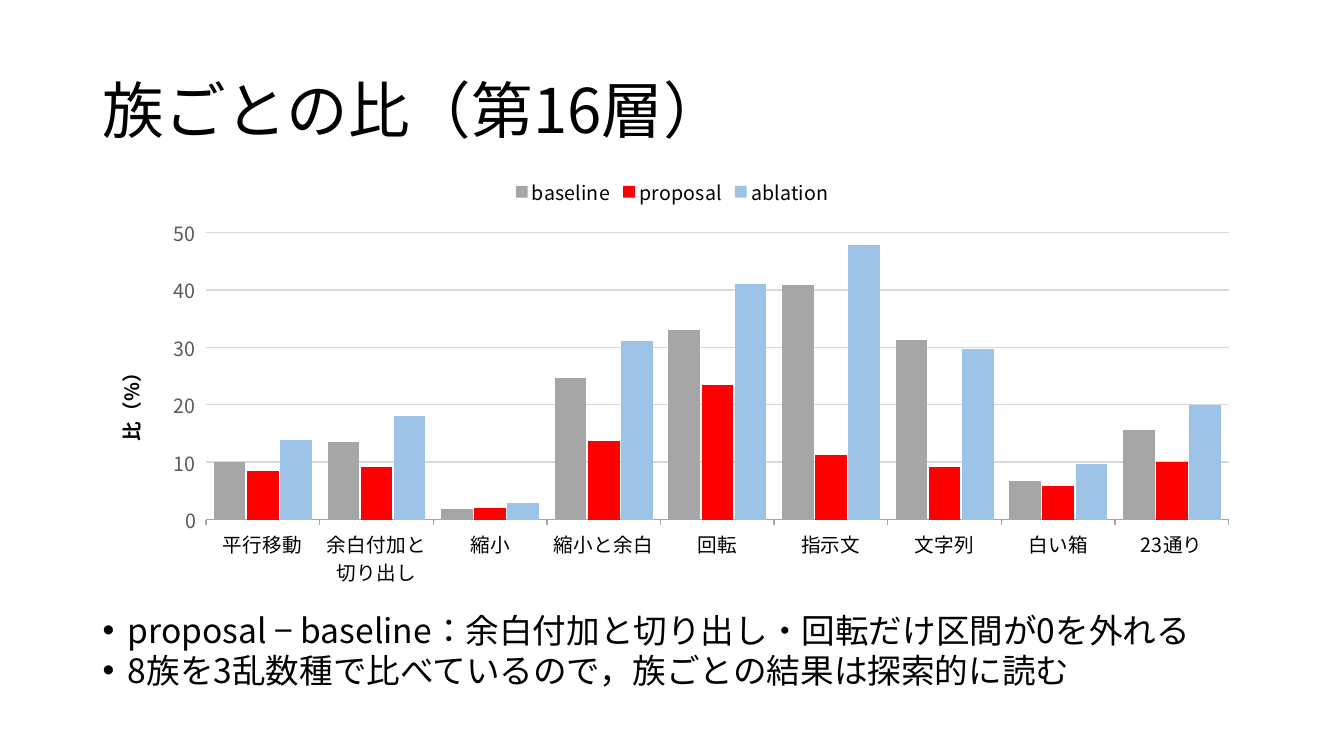
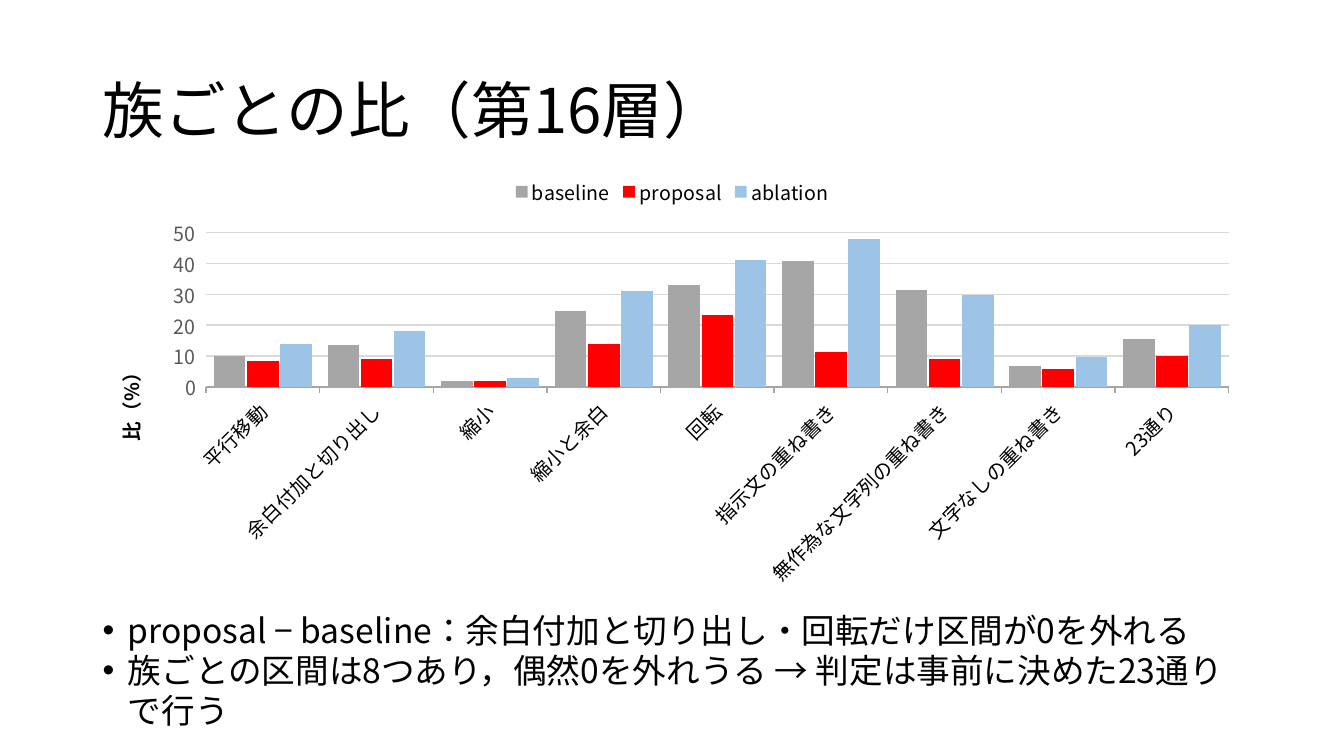
Before and after one commit to tomoking2004/cotar, a slide deck: slide 10 of presentations/20261030_進捗報告.pptx. Drawn at 1344x756 pixels with LibreOffice and Linux fonts; fonts in the diff are those of the drawing. Boxes give left, top, right and bottom in pixels: in the first picture for what was removed or moved away, otherwise in the second. Text is boxed around its words. In the diff, an @@ line names an element or a change of style, - is before the commit and + after.

```diff
--- a/presentations/20261030_進捗報告.pptx
+++ b/presentations/20261030_進捗報告.pptx
@@ column chart at box(93, 166, 1252, 595) @@
-categories: 平行移動, 余白付加と切り出し, 縮小, 縮小と余白, 回転, 指示文, 文字列, 白い箱, 23通り
+categories: 平行移動, 余白付加と切り出し, 縮小, 縮小と余白, 回転, 指示文の重ね書き, 無作為な文字列の重ね書き, 文字なしの重ね書き, 23通り
@@ text at box(128, 649, 1223, 687): text changed @@
-• 8族を3乱数種で比べているので，族ごとの結果は探索的に読む
+• 族ごとの区間は8つあり，偶然0を外れうる → 判定は事前に決めた23通りで行う
```
Also in this commit, not shown: 11 other slides changed, 3 other files.
